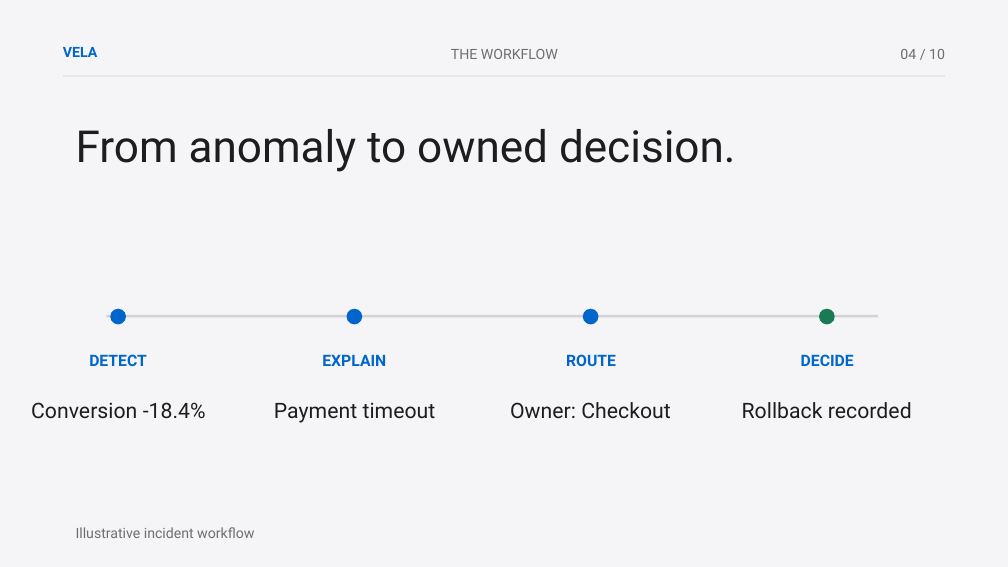
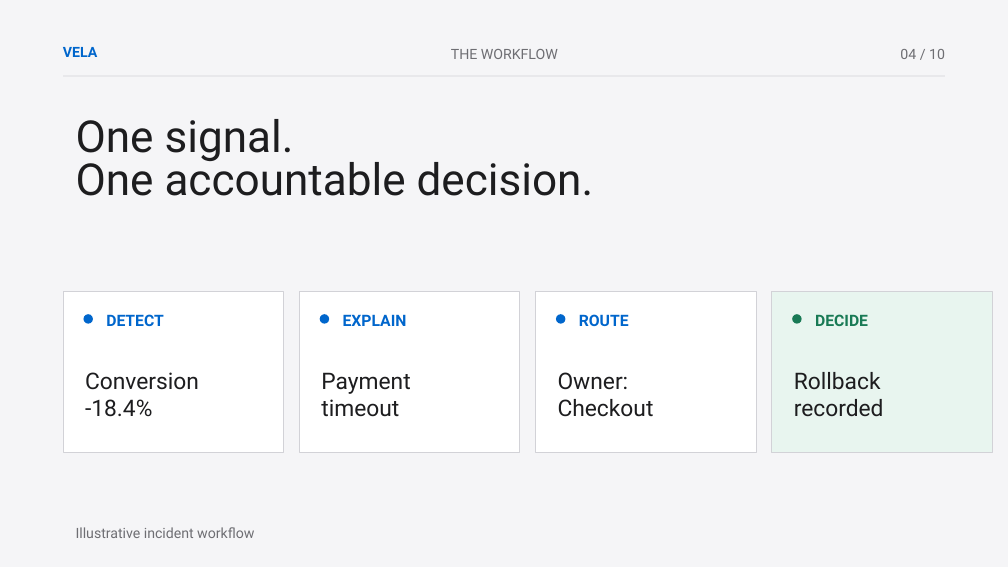
Before and after one commit to sjquant/quickthumb, a slide deck: slide 4 of examples/investor_deck.pptx. Drawn at 1008x567 pixels with LibreOffice and Linux fonts; fonts in the diff are those of the drawing. Boxes give left, top, right and bottom in pixels: in the first picture for what was removed or moved away, otherwise in the second. Text is boxed around its words. In the diff, an @@ line names an element or a change of style, - is before the commit and + after.

```diff
--- a/examples/investor_deck.pptx
+++ b/examples/investor_deck.pptx
@@ text at box(76, 119, 594, 196): text changed @@
-From anomaly to owned decision.
+One signal.
+One accountable decision.
@@ rectangle added at box(63, 291, 284, 453), fill #FFFFFF, outline #D2D2D7 0.75 pt @@
@@ rectangle added at box(299, 291, 520, 453), fill #FFFFFF, outline #D2D2D7 0.75 pt @@
@@ rectangle added at box(535, 291, 756, 453), fill #FFFFFF, outline #D2D2D7 0.75 pt @@
@@ rectangle added at box(772, 291, 993, 453), fill #E8F5EF, outline #D2D2D7 0.75 pt @@
@@ ellipse: place and size @@
-ellipse at box(110, 309, 126, 324)
+ellipse at box(83, 315, 92, 324)
@@ text "DETECT": place and size @@
-text "DETECT" at box(89, 354, 147, 366)
+text "DETECT" at box(106, 314, 164, 326)
@@ rectangle removed at box(107, 315, 879, 318) @@
@@ ellipse: place and size @@
-ellipse at box(346, 309, 362, 324)
+ellipse at box(320, 315, 329, 324)
@@ alignment centre to left in 3 elements at box(106, 314, 164, 326), box(579, 314, 629, 326), box(343, 314, 407, 326) @@
@@ text "EXPLAIN": place and size @@
-text "EXPLAIN" at box(322, 354, 386, 366)
+text "EXPLAIN" at box(343, 314, 407, 326)
@@ ellipse: place and size @@
-ellipse at box(583, 309, 599, 324)
+ellipse at box(556, 315, 565, 324)
@@ text "ROUTE": place and size @@
-text "ROUTE" at box(566, 354, 616, 366)
+text "ROUTE" at box(579, 314, 629, 326)
@@ ellipse: place and size @@
-ellipse at box(819, 309, 835, 324)
+ellipse at box(792, 315, 802, 324)
@@ text "DECIDE": place and size @@
-text "DECIDE" at box(801, 354, 854, 366)
+text "DECIDE" at box(815, 314, 868, 326)
@@ text "DECIDE" at box(815, 314, 868, 326): text colour #0066CC to #197A55; alignment centre to left @@
@@ text at box(85, 372, 199, 417): text changed; size 20.2 to 21.8 pt @@
-Conversion -18.4%
+Conversion
+-18.4%
@@ text at box(321, 372, 410, 417): text changed; size 20.2 to 21.8 pt @@
-Payment timeout
+Payment
+timeout
@@ text at box(558, 372, 654, 417): text changed; size 20.2 to 21.8 pt @@
-Owner: Checkout
+Owner:
+Checkout
@@ text at box(794, 372, 884, 417): text changed; size 20.2 to 21.8 pt @@
-Rollback recorded
+Rollback
+recorded
```
Also in this commit, not shown: 7 other slides changed, 3 other files.
